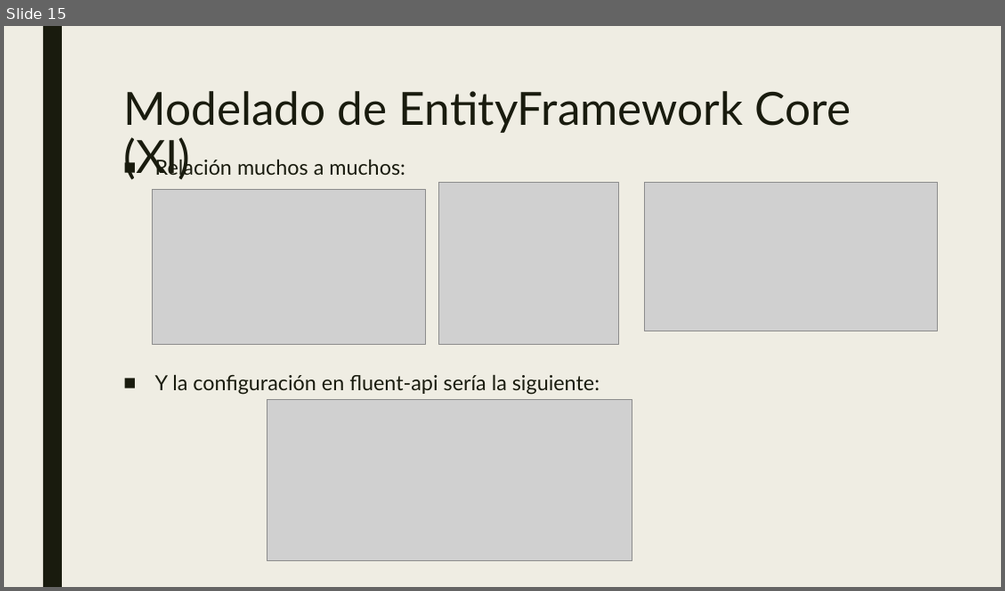
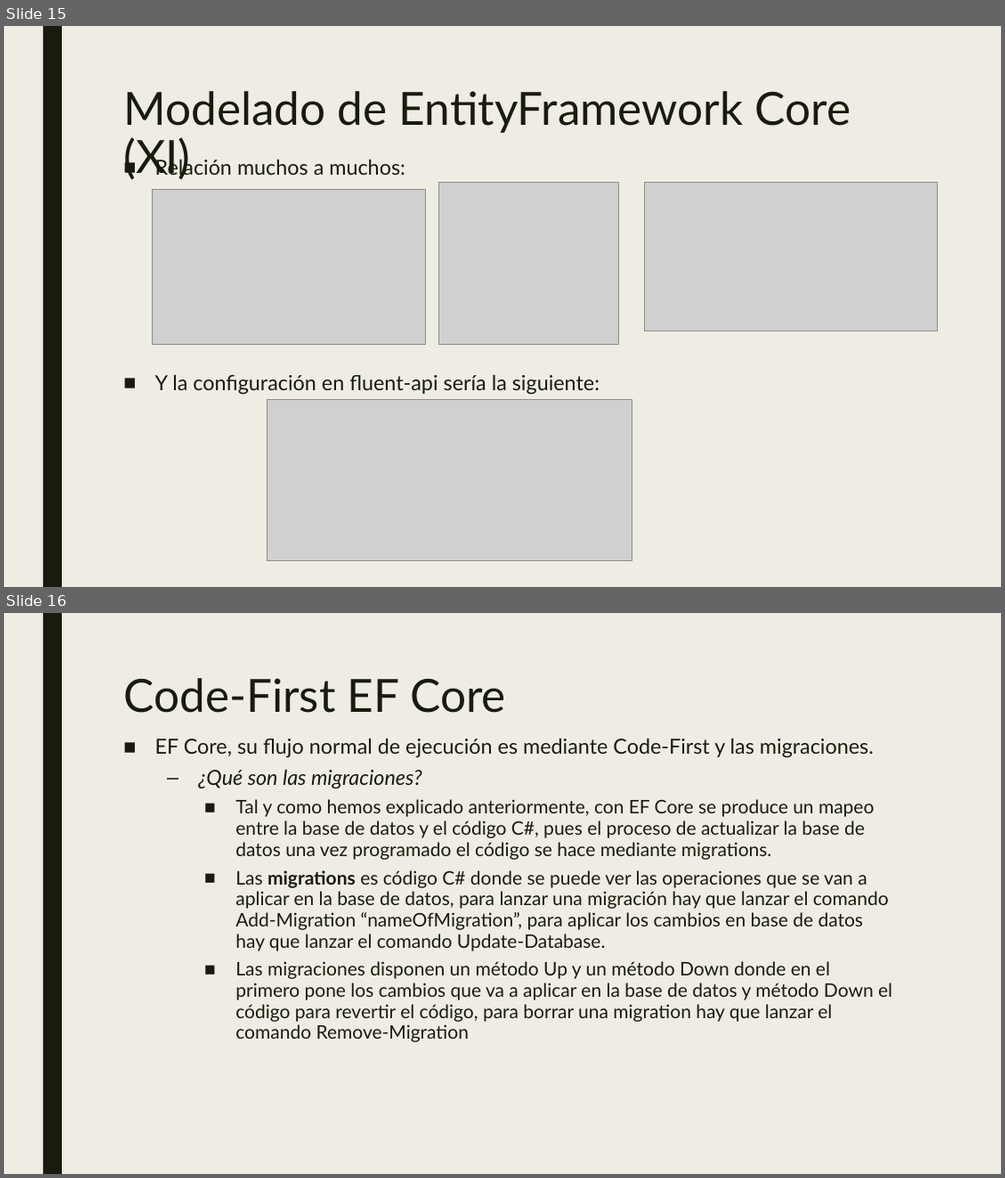
Before and after one commit to dadjh85/Demo5-Curso-.NetCore3.1, a slide deck: doc/Demo5- Curso .NET Core.pptx. Shown one above the other, each under a label of ours: slide 15 before the commit, slides 15 and 16 after it. The pictures are 1005x591 and 1005x1178 pixels, drawn with LibreOffice and Linux fonts; fonts in the diff are those of the drawing; grey boxes stand for pictures. Boxes give left, top, right and bottom in pixels: in the first picture for what was removed or moved away, otherwise in the second. Text is boxed around its words. In the diff, an @@ line names an element or a change of style, - is before the commit and + after.

Commit message:
* Update CodeFirst in pptx

```diff
--- a/doc/Demo5- Curso .NET Core.pptx
+++ b/doc/Demo5- Curso .NET Core.pptx
@@ slide 16 added at box(4, 613, 1001, 1174), background #EFEDE3; not listed: 1 template element that a slide beside it also shows @@
@@ title added at box(123, 678, 506, 713), 44 pt, text #191B0E @@
+Code-First EF Core
@@ text added at box(155, 738, 892, 1042), 18 pt, text #191B0E @@
+■ EF Core, su flujo normal de ejecución es mediante Code-First y las migraciones.
+  – ¿Qué son las migraciones?
+    ■ Tal y como hemos explicado anteriormente, con EF Core se produce un mapeo entre la base de datos y el código C#, pues el proceso de actualizar la base de datos una vez programado el código se hace mediante migrations.
+    ■ Las migrations es código C# donde se puede ver las operaciones que se van a aplicar en la base de datos, para lanzar una migración hay que lanzar el comando Add-Migration “nameOfMigration”, para aplicar los cambios en base de datos hay que lanzar el comando Update-Database.
+    ■ Las migraciones disponen un método Up y un método Down donde en el primero pone los cambios que va a aplicar en la base de datos y método Down el código para revertir el código, para borrar una migration hay que lanzar el comando Remove-Migration
```
Also in this commit, not shown: 1 other slide added.
